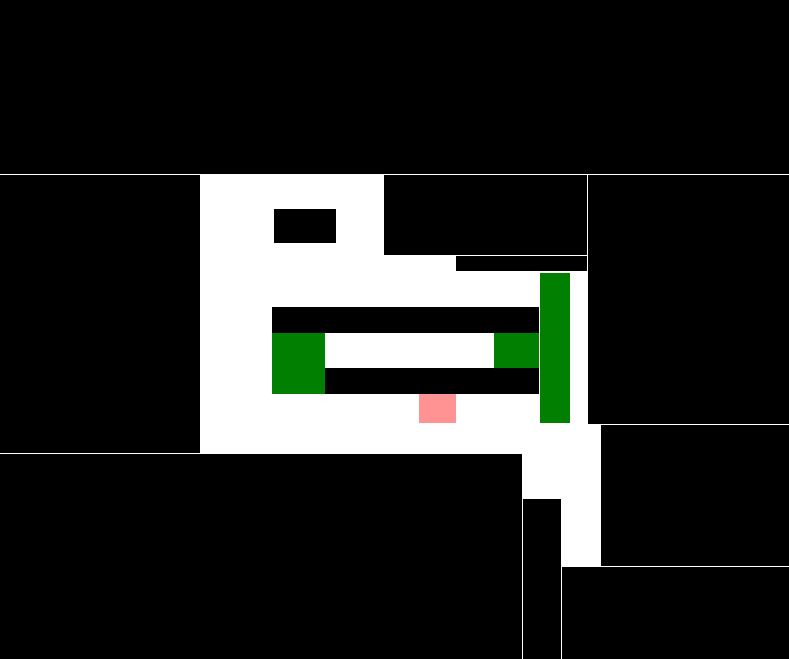
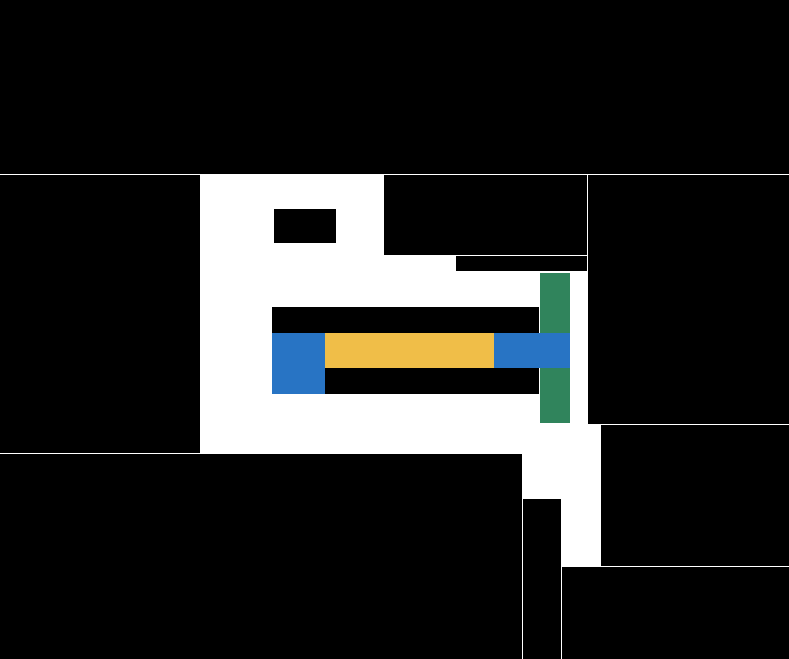
Layer changes from the first 789x659 image to the second:
removed layer "Cost area" over <box>419,394,456,423</box>
added layer "Reduced speed" above "Warning sound" over <box>272,333,570,394</box>
painted on "Warning sound" over <box>272,273,570,423</box>
renamed "One way" to "One way West-East", showed it, painted on it over <box>325,333,539,368</box>
